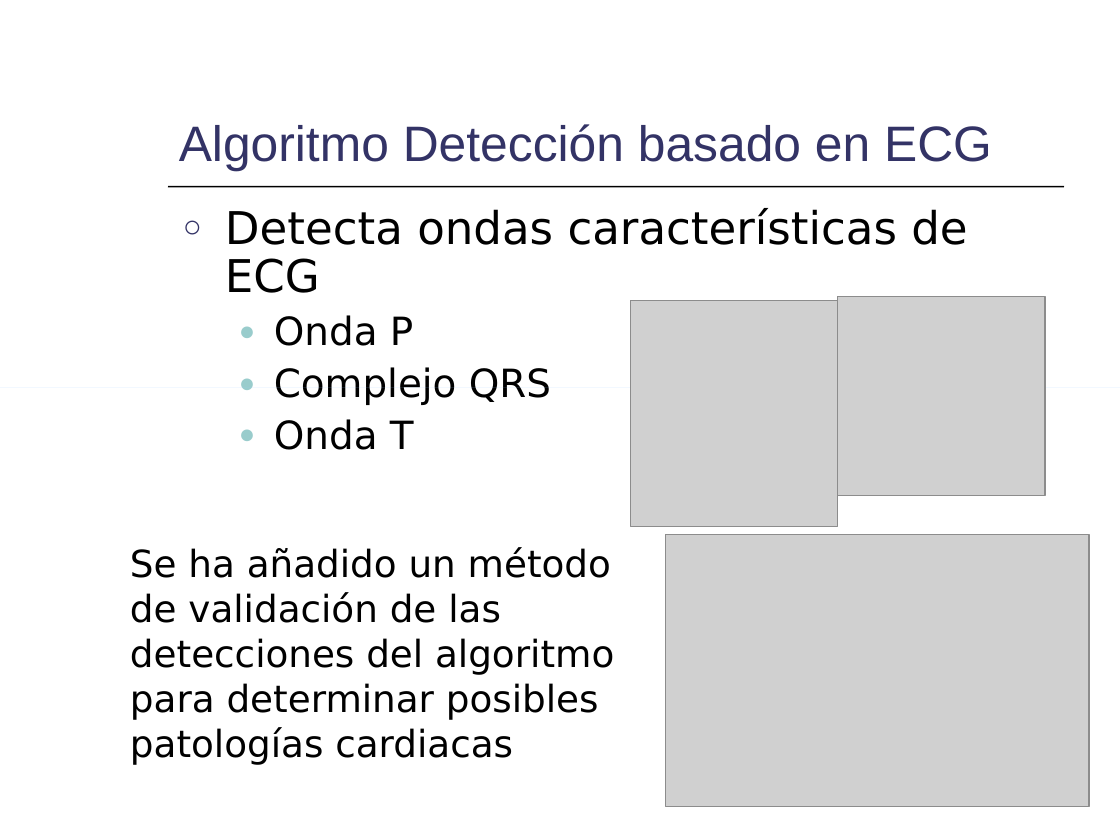
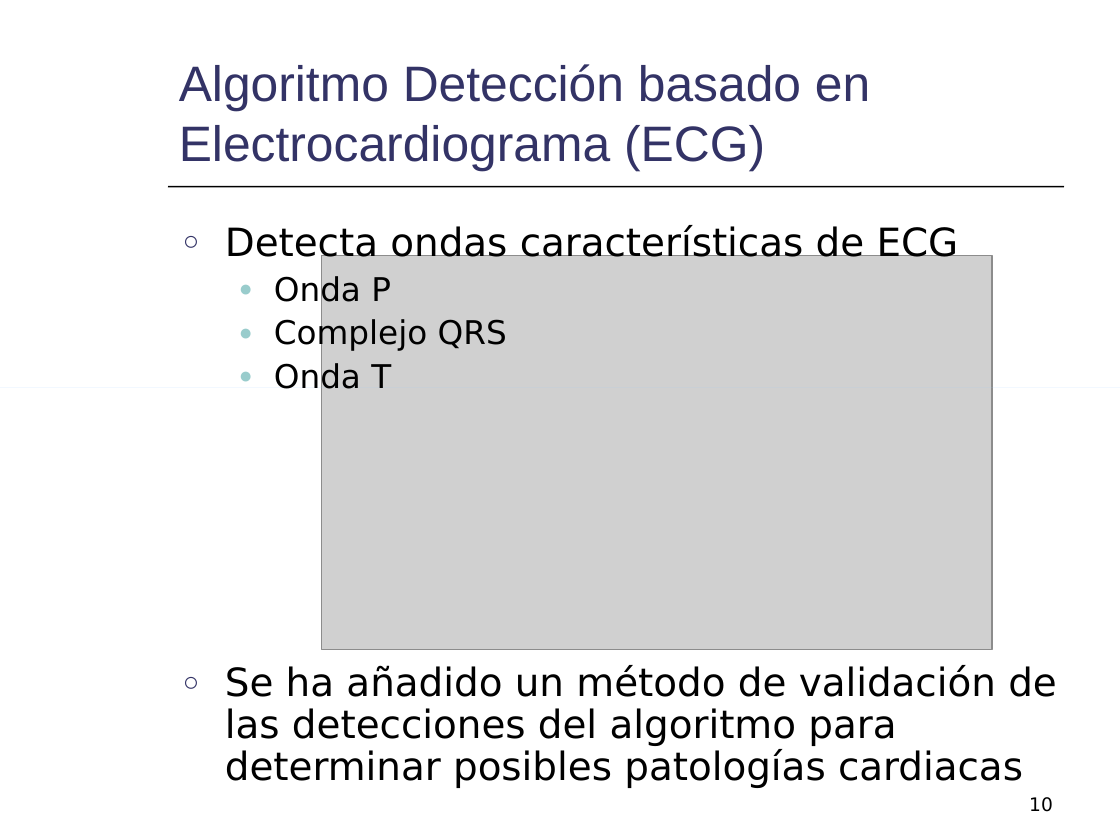
Before and after one commit to mmja/redsensores, a slide deck: slide 10 of Memoria/Consumo.ppt (slide 9 before the commit). Drawn at 1120x840 pixels with LibreOffice and Linux fonts; fonts in the diff are those of the drawing; grey boxes stand for pictures. Boxes give left, top, right and bottom in pixels: in the first picture for what was removed or moved away, otherwise in the second. Text is boxed around its words. In the diff, an @@ line names an element or a change of style, - is before the commit and + after.

```diff
--- a/Memoria/Consumo.ppt
+++ b/Memoria/Consumo.ppt
@@ title at bbox=[179, 64, 870, 171]: text changed @@
-Algoritmo Detección basado en ECG
+Algoritmo Detección basado en Electrocardiograma (ECG)
@@ text "Detecta ondas características de ECG": place and size @@
-text "Detecta ondas características de ECG" at bbox=[225, 208, 967, 450]
+text "Detecta ondas características de ECG" at bbox=[225, 225, 1057, 788]
@@ text at bbox=[225, 225, 959, 395]: size 29 to 25 pt in "Detecta ondas características de ECG"; size 25 to 21 pt in "Onda P", "Complejo QRS", "Onda T"; less space between paragraphs @@
@@ picture: place and size @@
-picture at bbox=[631, 301, 838, 526]
+picture at bbox=[321, 255, 991, 648]
@@ picture removed at bbox=[838, 297, 1045, 496] @@
@@ picture removed at bbox=[665, 534, 1089, 805] @@
@@ text removed at bbox=[130, 547, 614, 764] @@
-Se ha añadido un método de validación de las detecciones del algoritmo para determinar posibles patologías cardiacas
@@ text at bbox=[225, 665, 1057, 788]: paragraph added @@
+○ Se ha añadido un método de validación de las detecciones del algoritmo para determinar posibles patologías cardiacas
@@ page number added at bbox=[1029, 797, 1053, 812], 12 pt, text #000000 @@
+10
```
Also in this commit, not shown: 14 other slides changed, 5 slides added, 1 slide removed.
